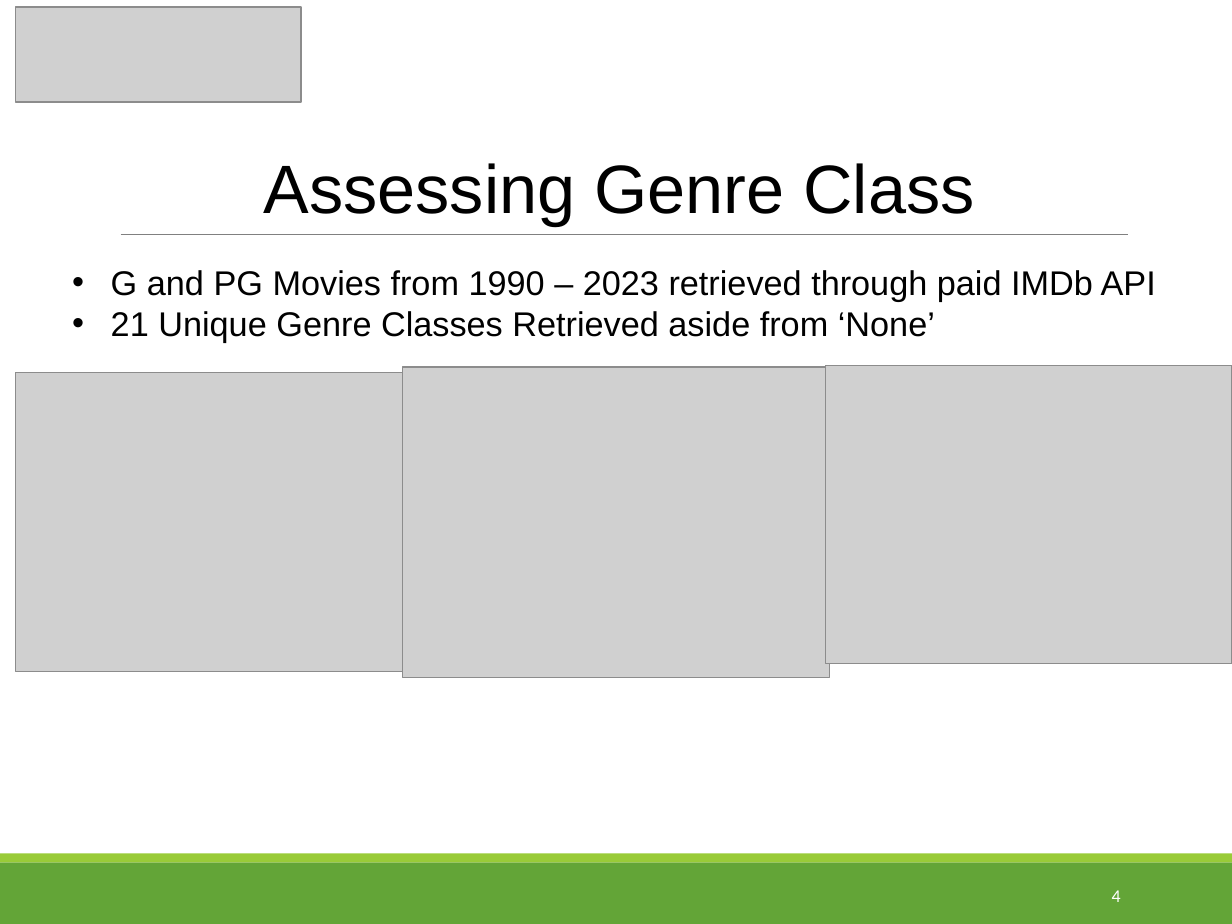
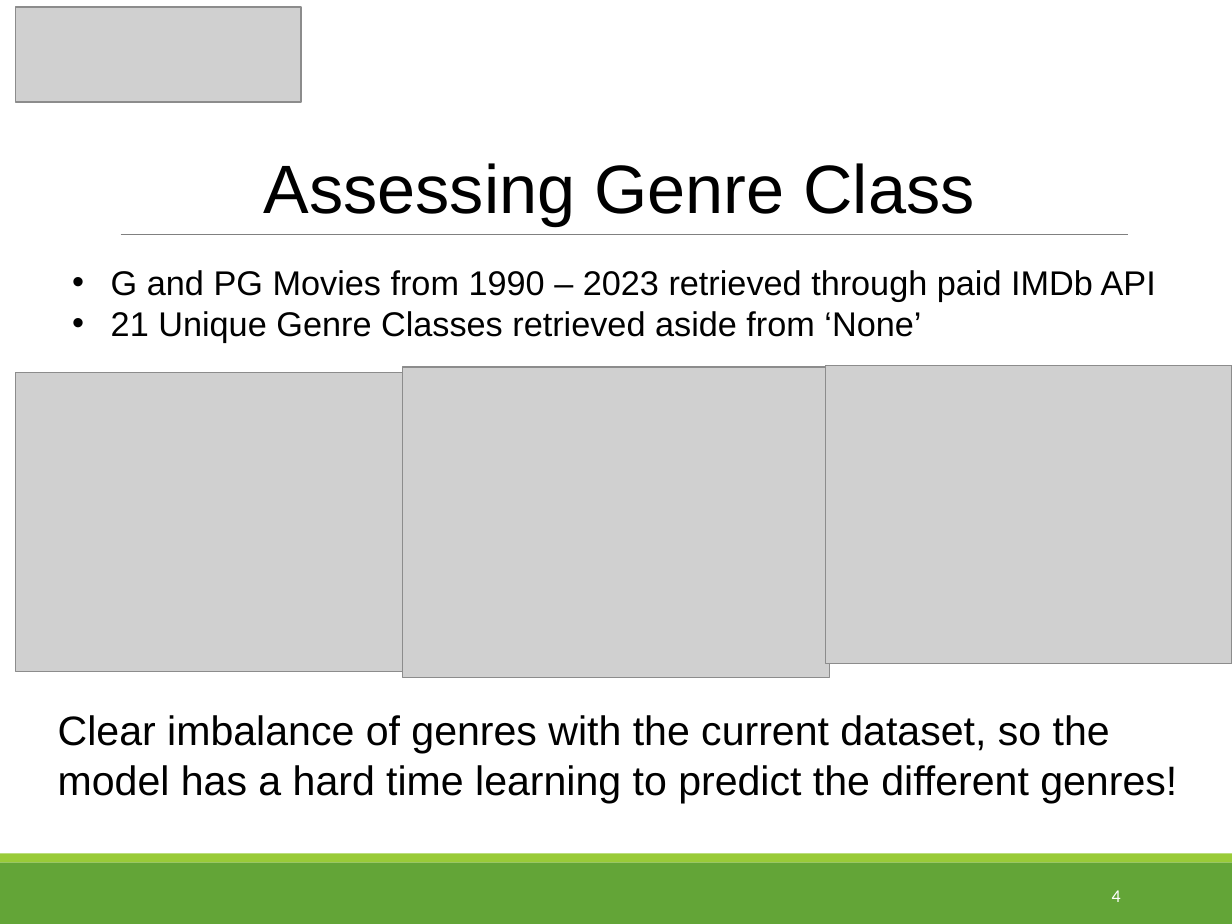
Before and after one commit to tpoozhikala/IMDB_Classification, a slide deck: slide 4 of 6_Documentation/IMDb_Classification_Presentation.pptx. Drawn at 1232x924 pixels with LibreOffice and Linux fonts; fonts in the diff are those of the drawing; grey boxes stand for pictures. Boxes give left, top, right and bottom in pixels: in the first picture for what was removed or moved away, otherwise in the second. Text is boxed around its words. In the diff, an @@ line names an element or a change of style, - is before the commit and + after.

```diff
--- a/6_Documentation/IMDb_Classification_Presentation.pptx
+++ b/6_Documentation/IMDb_Classification_Presentation.pptx
@@ text at [111, 311, 921, 342]: text changed @@
-• 21 Unique Genre Classes Retrieved aside from ‘None’
+• 21 Unique Genre Classes retrieved aside from ‘None’
@@ text added at [58, 715, 1177, 803], 24 pt, text #000000 @@
+Clear imbalance of genres with the current dataset, so the model has a hard time learning to predict the different genres!
```
Also in this commit, not shown: 6 other slides changed, 2 other files.
